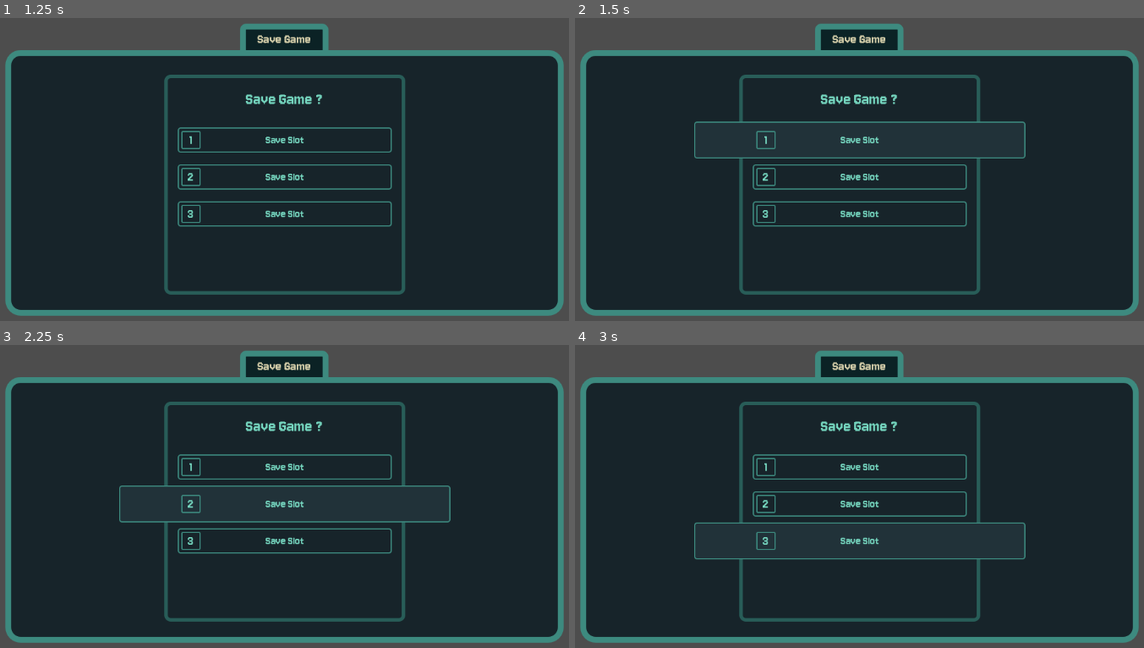
Above: before the commit, frames 1-4 (two rows, left to right).
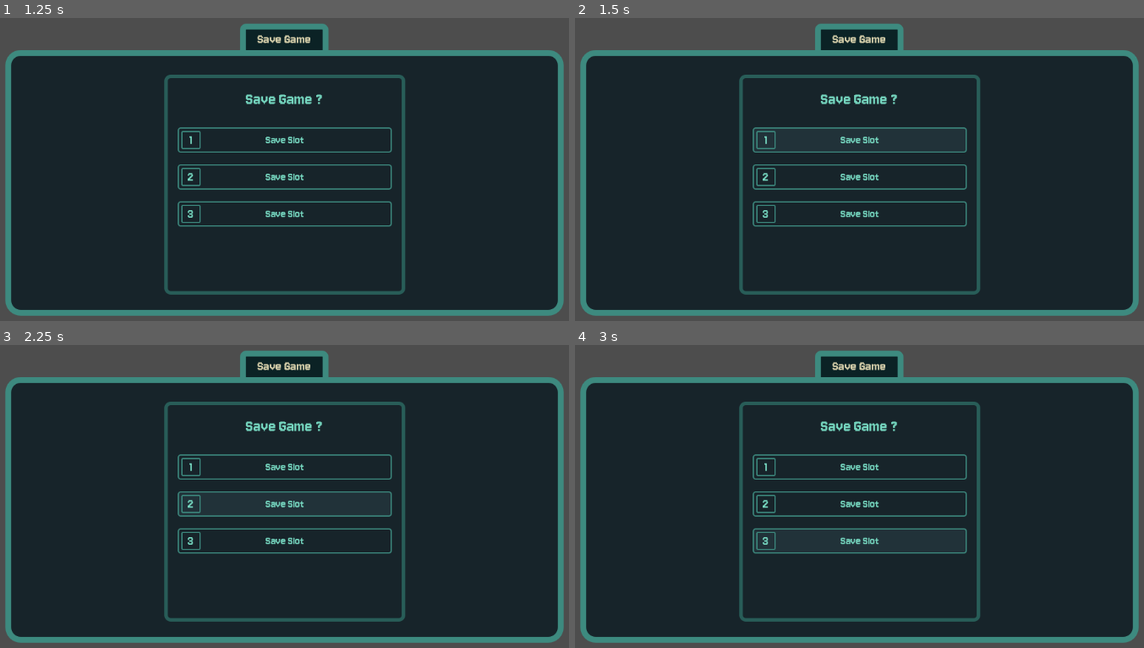
Above: after the commit, the same moments.

Repository: Tiltnick/ip2gd
Game: Godot game, scene res://saving_menu.tscn
The game is run twice, just before and just after one commit, with the same random seed, the same clock (stepped at 60 frames per second) and the same inputs.
Inputs:
- Up to frame 1 (1.25 s): tap Enter at 0.5 s
- Up to frame 2 (1.5 s): click "Save Slot" at 1.25 s
- Up to frame 3 (2.25 s): click "Save Slot" at 2 s
- Up to frame 4 (3 s): click "Save Slot" at 2.75 s

Frame 1 is identical in both runs. In frame 2, 1.2% of the frame differs, in the area x 20-80%, y 34-47%; in frame 3, 1.2%, in the area x 20-80%, y 46-59%; in frame 4, 0.9%.

Commit message:
background
added background

Diff:
--- a/saving_menu.tscn
+++ b/saving_menu.tscn
@@ -55,23 +55,11 @@
 corner_radius_bottom_right = 4
 corner_radius_bottom_left = 4
 
-[sub_resource type="StyleBoxFlat" id="StyleBoxFlat_2wo5m"]
-draw_center = false
-border_width_left = 2
-border_width_top = 2
-border_width_right = 2
-border_width_bottom = 2
-border_color = Color(0.23921569, 0.5411765, 0.49803922, 1)
-corner_radius_top_left = 4
-corner_radius_top_right = 4
-corner_radius_bottom_right = 4
-corner_radius_bottom_left = 4
-expand_margin_left = 100.0
-expand_margin_top = 10.0
-expand_margin_right = 100.0
-expand_margin_bottom = 10.0
-
-[sub_resource type="StyleBoxFlat" id="StyleBoxFlat_wg1eu"]
+[sub_resource type="StyleBoxFlat" id="StyleBoxFlat_ksa70"]
+content_margin_left = 150.0
+content_margin_top = 10.0
+content_margin_right = 150.0
+content_margin_bottom = 10.0
 bg_color = Color(0.12941177, 0.19607843, 0.22352941, 1)
 border_width_left = 2
 border_width_top = 2
@@ -82,10 +70,6 @@
 corner_radius_top_right = 4
 corner_radius_bottom_right = 4
 corner_radius_bottom_left = 4
-expand_margin_left = 100.0
-expand_margin_top = 10.0
-expand_margin_right = 100.0
-expand_margin_bottom = 10.0
 
 [sub_resource type="StyleBoxEmpty" id="StyleBoxEmpty_d2h07"]
 
@@ -100,76 +84,6 @@
 corner_radius_top_right = 2
 corner_radius_bottom_right = 2
 corner_radius_bottom_left = 2
-
-[sub_resource type="StyleBoxFlat" id="StyleBoxFlat_f8n17"]
-content_margin_left = 150.0
-content_margin_top = 10.0
-content_margin_right = 150.0
-content_margin_bottom = 10.0
-draw_center = false
-border_width_left = 2
-border_width_top = 2
-border_width_right = 2
-border_width_bottom = 2
-border_color = Color(0.23921569, 0.5411765, 0.49803922, 1)
-corner_radius_top_left = 4
-corner_radius_top_right = 4
-corner_radius_bottom_right = 4
-corner_radius_bottom_left = 4
-
-[sub_resource type="StyleBoxFlat" id="StyleBoxFlat_1pw67"]
-bg_color = Color(0.12941177, 0.19607843, 0.22352941, 1)
-draw_center = false
-border_width_left = 2
-border_width_top = 2
-border_width_right = 2
-border_width_bottom = 2
-border_color = Color(0.23921569, 0.5411765, 0.49803922, 1)
-corner_radius_top_left = 4
-corner_radius_top_right = 4
-corner_radius_bottom_right = 4
-corner_radius_bottom_left = 4
-expand_margin_left = 100.0
-expand_margin_top = 10.0
-expand_margin_right = 100.0
-expand_margin_bottom = 10.0
-
-[sub_resource type="StyleBoxEmpty" id="StyleBoxEmpty_h1pbe"]
-
-[sub_resource type="StyleBoxFlat" id="StyleBoxFlat_4xa7w"]
-content_margin_left = 150.0
-content_margin_top = 10.0
-content_margin_right = 150.0
-content_margin_bottom = 10.0
-draw_center = false
-border_width_left = 2
-border_width_top = 2
-border_width_right = 2
-border_width_bottom = 2
-border_color = Color(0.23921569, 0.5411765, 0.49803922, 1)
-corner_radius_top_left = 4
-corner_radius_top_right = 4
-corner_radius_bottom_right = 4
-corner_radius_bottom_left = 4
-
-[sub_resource type="StyleBoxFlat" id="StyleBoxFlat_o4v25"]
-bg_color = Color(0.12941177, 0.19607843, 0.22352941, 1)
-draw_center = false
-border_width_left = 2
-border_width_top = 2
-border_width_right = 2
-border_width_bottom = 2
-border_color = Color(0.23921569, 0.5411765, 0.49803922, 1)
-corner_radius_top_left = 4
-corner_radius_top_right = 4
-corner_radius_bottom_right = 4
-corner_radius_bottom_left = 4
-expand_margin_left = 100.0
-expand_margin_top = 10.0
-expand_margin_right = 100.0
-expand_margin_bottom = 10.0
-
-[sub_resource type="StyleBoxEmpty" id="StyleBoxEmpty_ksa70"]
 
 [node name="saving_menu" type="Control"]
 layout_mode = 3
@@ -264,8 +178,8 @@
 theme_override_fonts/font = ExtResource("1_ksa70")
 theme_override_font_sizes/font_size = 20
 theme_override_styles/normal = SubResource("StyleBoxFlat_fyhw1")
-theme_override_styles/pressed = SubResource("StyleBoxFlat_2wo5m")
-theme_override_styles/hover = SubResource("StyleBoxFlat_wg1eu")
+theme_override_styles/pressed = SubResource("StyleBoxFlat_ksa70")
+theme_override_styles/hover = SubResource("StyleBoxFlat_ksa70")
 theme_override_styles/focus = SubResource("StyleBoxEmpty_d2h07")
 text = "Save Slot"
 
@@ -296,10 +210,10 @@
 theme_override_colors/font_hover_pressed_color = Color(0.45882353, 0.8392157, 0.7490196, 1)
 theme_override_fonts/font = ExtResource("1_ksa70")
 theme_override_font_sizes/font_size = 20
-theme_override_styles/normal = SubResource("StyleBoxFlat_f8n17")
-theme_override_styles/pressed = SubResource("StyleBoxFlat_1pw67")
-theme_override_styles/hover = SubResource("StyleBoxFlat_wg1eu")
-theme_override_styles/focus = SubResource("StyleBoxEmpty_h1pbe")
+theme_override_styles/normal = SubResource("StyleBoxFlat_fyhw1")
+theme_override_styles/pressed = SubResource("StyleBoxFlat_ksa70")
+theme_override_styles/hover = SubResource("StyleBoxFlat_ksa70")
+theme_override_styles/focus = SubResource("StyleBoxEmpty_d2h07")
 text = "Save Slot"
 
 [node name="Label" type="Label" parent="TabContainer/Save Game/VBoxContainer3/VBoxContainer/Save Slot2"]
@@ -329,10 +243,10 @@
 theme_override_colors/font_hover_pressed_color = Color(0.45882353, 0.8392157, 0.7490196, 1)
 theme_override_fonts/font = ExtResource("1_ksa70")
 theme_override_font_sizes/font_size = 20
-theme_override_styles/normal = SubResource("StyleBoxFlat_4xa7w")
-theme_override_styles/pressed = SubResource("StyleBoxFlat_o4v25")
-theme_override_styles/hover = SubResource("StyleBoxFlat_wg1eu")
-theme_override_styles/focus = SubResource("StyleBoxEmpty_ksa70")
+theme_override_styles/normal = SubResource("StyleBoxFlat_fyhw1")
+theme_override_styles/pressed = SubResource("StyleBoxFlat_ksa70")
+theme_override_styles/hover = SubResource("StyleBoxFlat_ksa70")
+theme_override_styles/focus = SubResource("StyleBoxEmpty_d2h07")
 text = "Save Slot"
 
 [node name="Label" type="Label" parent="TabContainer/Save Game/VBoxContainer3/VBoxContainer/Save Slot3"]
Not shown: 1 places in saving_menu.tscn that only renumber resources
